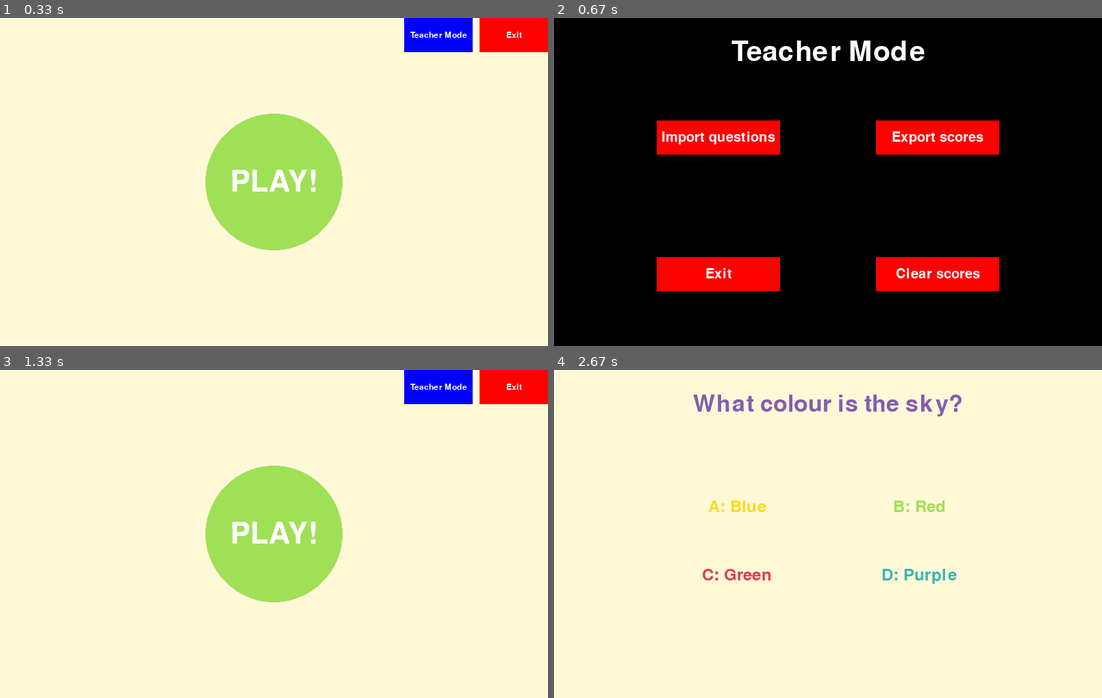
Above: before the commit, frames 1-4 (two rows, left to right).
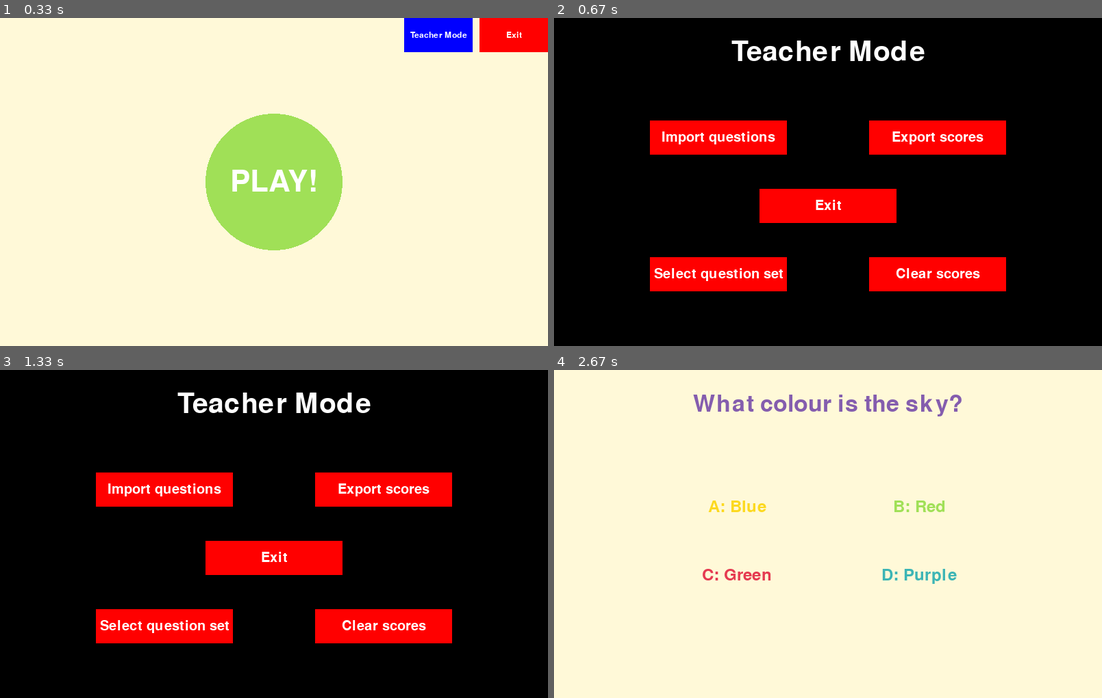
Above: after the commit, the same moments.

Repository: danielchriscarter/PiRight
Game: pygame game, started from home.py
Two runs of this game, one before a commit and one after it. Both use one fixed random seed, a clock stepped at 60 frames per second and the inputs below.
Inputs (mouse positions are in pixels of both pictures, inside the frame that each line leads up to):
- Up to frame 1 (0.33 s): no input
- Up to frame 2 (0.67 s): press the mouse at (992, 34) at 0.37 s; move the mouse to (822, 145) at 0.47 s; release the mouse at (658, 257) at 0.6 s
- Up to frame 3 (1.33 s): click (164, 625) at 0.72 s, where only the run after the commit has a clickable "Select question set"; click (383, 488) at 1.05 s, where only the run after the commit has a clickable "Export scores"
- Up to frame 4 (2.67 s): click (893, 563) at 1.55 s; hold Q 1.83-2.3 s; click (811, 478) at 2.38 s

Frame 1 is identical in both runs. In frame 2, 4.0% of the frame differs, in the area x 17-83%, y 31-84%; in frame 3, 100%, in the area x 0-100%, y 0-100%; in frame 4, nothing differs.

Commit message:
Fixed CSV import and export

Diff:
--- a/home.py
+++ b/home.py
@@ -1,7 +1,7 @@
 import os, sys
+import subprocess
 import pygame
 import logic
-import teacher
 import pygame_output
 from pygame.locals import *
 from pygame_funcs import *
@@ -36,18 +36,16 @@
                     sys.exit()
 
                 if event.type == KEYDOWN:
+                    #Test code only
                     if event.key == K_q and pygame.key.get_mods() and KMOD_CTRL:
                         pygame.quit()
                         sys.exit()
 
-                    #elif event.key == K_b:
-                        #Window = PygameOutput(quiz, [24,25,8,7]) #Check these numbers work
-                        #Window.Main()
-
                 if event.type == MOUSEBUTTONDOWN and event.button == 1:
                     if(DetectCollision(btn_teacher, pygame.mouse.get_pos())):
-                        Window = teacher.TeacherMode(self.screen)
-                        Window.Main()
+                        self.screen = pygame.display.set_mode((self.width, self.height), pygame.NOFRAME)
+                        subprocess.call(["gksudo", "python3", "teacher.py"])
+                        self.screen = pygame.display.set_mode((self.width, self.height), pygame.FULLSCREEN)
                     elif(DetectCollision(btn_exit, pygame.mouse.get_pos())):
                         pygame.quit()
                         sys.exit()
--- /dev/null
+++ b/questions/default.csv
@@ -0,0 +1,4 @@
+Question,Answer A,Answer B,Answer C,Answer D,Correct Answer
+What colour is the sky?,Blue,Red,Green,Purple,A
+What is 1+1?,5,6,2,1,C
+What is 2x3?,5,6,10,20,B
--- a/teacher.py
+++ b/teacher.py
@@ -2,19 +2,25 @@
 import pygame
 from pygame.locals import *
 from pygame_funcs import *
+import tkinter
+from tkinter import filedialog
 
 class TeacherMode(pygame.sprite.Sprite):
 
-    def __init__(self, screen):
-        self.screen = screen
+    def __init__(self, width = 800, height = 480):
+        pygame.init()
+        self.width = width
+        self.height = height
+        self.screen = pygame.display.set_mode((self.width, self.height), pygame.NOFRAME)
 
     def Main(self):
         warning = False
         # All buttons use x-position, y-position, x-size, y-size
-        import_btn = (150, 150, 180,50)
-        exit_btn = (150, 350, 180,50)
-        export_btn = (470, 150, 180,50)
-        clear_btn = (470, 350, 180,50)
+        import_btn = (140, 150, 200,50)
+        set_btn = (140, 350, 200,50)
+        export_btn = (460, 150, 200,50)
+        clear_btn = (460, 350, 200,50)
+        exit_btn = (300,250,200,50)
 
         yes_btn = (150, 300, 180, 80)
         no_btn = (470, 300, 180, 80)
@@ -32,7 +38,7 @@
 
                     if event.type == MOUSEBUTTONDOWN and event.button == 1:
                         if(DetectCollision(yes_btn, pygame.mouse.get_pos())):
-                            os.system("gksudo ./scripts/clear.sh")
+                            os.system("cp ./data/score_template.csv ./data/scores.csv")
                             warning = False
                         elif(DetectCollision(no_btn, pygame.mouse.get_pos())):
                             warning = False
@@ -44,6 +50,7 @@
 
             else:
                 self.rect = pygame.draw.rect(self.screen, (255,0,0), import_btn,0)
+                self.rect = pygame.draw.rect(self.screen, (255,0,0), set_btn,0)
                 self.rect = pygame.draw.rect(self.screen, (255,0,0), exit_btn,0)
                 self.rect = pygame.draw.rect(self.screen, (255,0,0), export_btn,0)
                 self.rect = pygame.draw.rect(self.screen, (255,0,0), clear_btn,0)
@@ -55,19 +62,34 @@
 
                     if event.type == MOUSEBUTTONDOWN and event.button == 1:
                         if(DetectCollision(import_btn, pygame.mouse.get_pos())):
-                            os.system("gksudo ./scripts/import.sh")
+                            root = tkinter.Tk()
+                            root.withdraw()
+                            name = filedialog.askopenfilename(filetypes=[("CSV files","*.csv")],initialdir="/media")
+                            os.system("cp " + name + " ./questions/")
                         elif(DetectCollision(exit_btn, pygame.mouse.get_pos())):
                             return
                         elif(DetectCollision(export_btn, pygame.mouse.get_pos())):
-                            os.system("gksudo ./scripts/export.sh")
+                            root = tkinter.Tk()
+                            root.withdraw()
+                            name = filedialog.asksaveasfilename(defaultextension=".csv",initialdir="/media")
+                            os.system("cp ./data/scores.csv " + name)
                         elif(DetectCollision(clear_btn, pygame.mouse.get_pos())):
                             warning = True
+                        elif(DetectCollision(set_btn, pygame.mouse.get_pos())):
+                            root = tkinter.Tk()
+                            root.withdraw()
+                            name = filedialog.askopenfilename(filetypes=[("CSV files","*.csv")],initialdir="./questions")
+                            os.system("cp " + name + " ./data/questions.csv")
 
                 if pygame.font:
                     DisplayText(self.screen, "Teacher Mode", 60, (255,255,255), x=400, y=50)
                     DisplayText(self.screen, "Import questions", 30, (255,255,255), x=240, y=175)
-                    DisplayText(self.screen, "Exit", 30, (255,255,255), x=240, y=375)
+                    DisplayText(self.screen, "Select question set", 30, (255,255,255), x=240, y=375)
                     DisplayText(self.screen, "Export scores", 30, (255,255,255), x=560, y=175)
                     DisplayText(self.screen, "Clear scores", 30, (255,255,255), x=560, y=375)
+                    DisplayText(self.screen, "Exit", 30, (255,255,255), x=400, y=275)
 
             pygame.display.update()
+
+Window = TeacherMode()
+Window.Main()
Not shown, added: old_code/scripts/clear.sh
Not shown, added: old_code/scripts/export.sh
Not shown, added: old_code/scripts/import.sh
Not shown, added: old_code/scripts/run_buttons.sh
